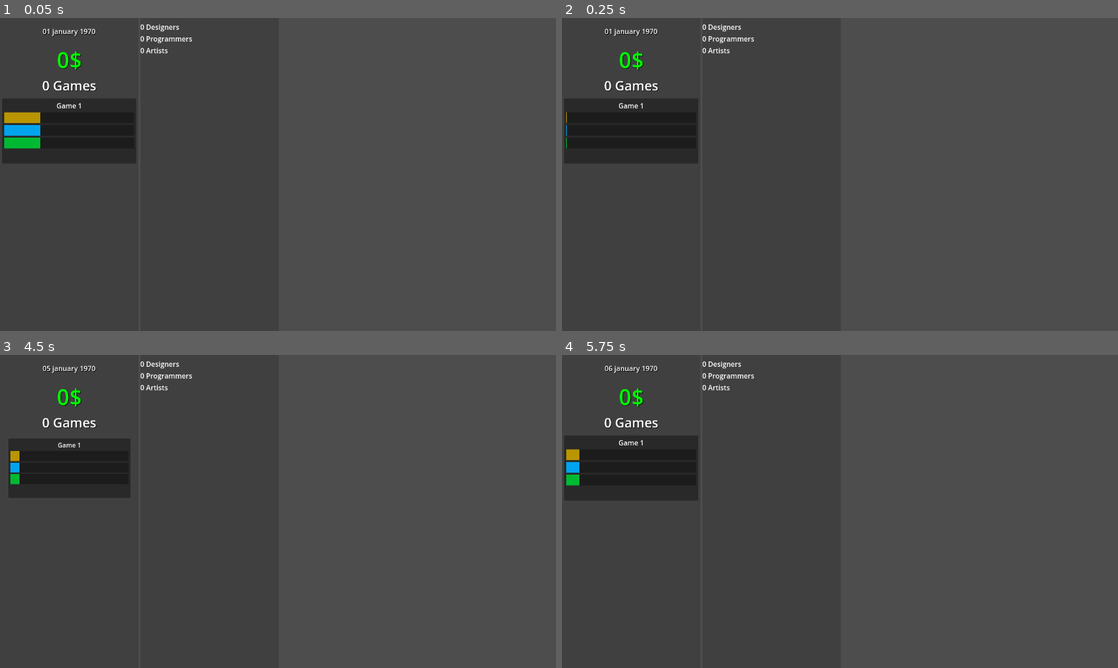
Above: before the commit, frames 1-4 (two rows, left to right).
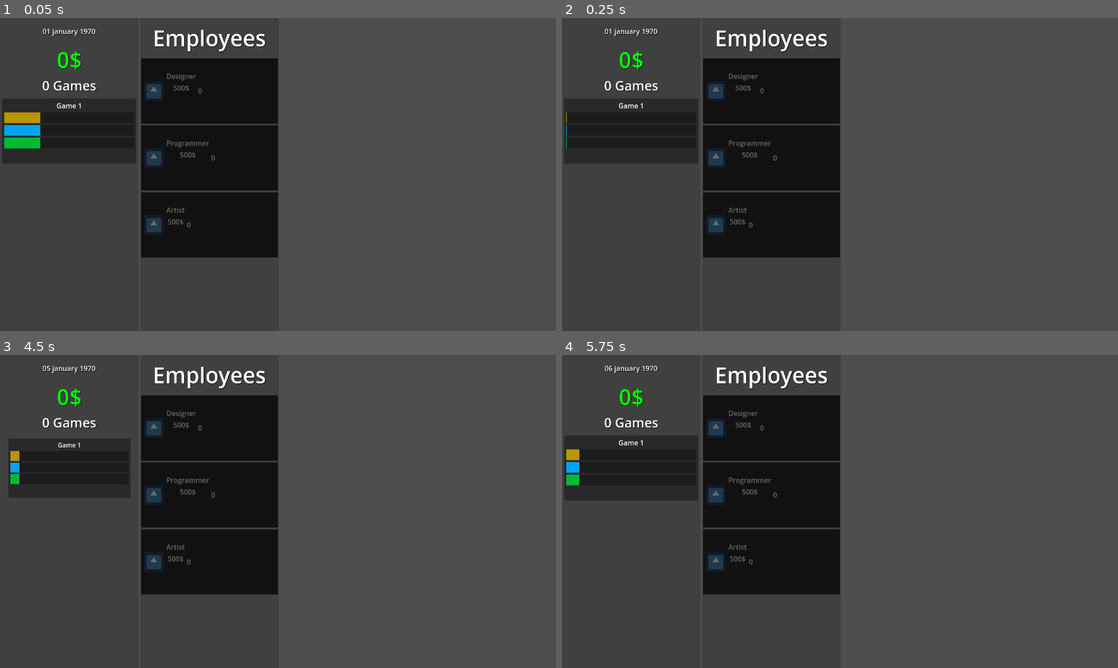
Above: after the commit, the same moments.

Repository: lolo111channel/GameDevClicker
Game: Godot game, scene res://Levels/level.tscn
Two runs of this game, one before a commit and one after it. Both use one fixed random seed, a clock stepped at 60 frames per second and the inputs below. The engine's default icon, where the game draws it, is replaced by a stand-in: a white triangle on a blue panel in a dark square.
Inputs (mouse positions are in pixels of both pictures, inside the frame that each line leads up to):
- Up to frame 1 (0.05 s): no input
- Up to frame 2 (0.25 s): no input
- Up to frame 3 (4.5 s): tap Enter at 0.5, 2, 3.5 s; move the mouse to (400, 495) at 0.52 s; click (400, 495) at 0.67 s; tap Space at 1.25, 2.75, 4.25 s; move the mouse to (166, 527) at 1.27 s; click (166, 527) at 1.42 s; move the mouse to (333, 442) at 2.02 s; click (333, 442) at 2.17 s; move the mouse to (250, 574) at 2.77 s; click (250, 574) at 2.92 s; move the mouse to (444, 558) at 3.52 s; click (444, 558) at 3.67 s; move the mouse to (111, 464) at 4.27 s; click (111, 464) at 4.42 s
- Up to frame 4 (5.75 s): move the mouse to (867, 511) at 5.02 s; click (867, 511) at 5.17 s

The runs differ from the first frame. In frame 1, 16% of the frame differs, in the area x 25-50%, y 2-77%; in frame 2, 16%; in frame 3, 16%; in frame 4, 16%.

Commit message:
Workers

Diff:
--- a/Scripts/Game/Game.gd
+++ b/Scripts/Game/Game.gd
@@ -1,7 +1,7 @@
 class_name Game extends Node2D
 
 var game_name : String = "Game"
-var min_earnings : int = 5
+var min_earnings : int = 50
 var max_earnings : int = 100
 
 var required_points : Dictionary = {
--- /dev/null
+++ b/Scripts/Global.gd
@@ -0,0 +1,9 @@
+extends Node
+
+func center_pivot_offset(size:Vector2) -> Vector2:
+	return Vector2(size.x/2,size.y/2)
+
+func tween_ui_scale_animation(object:Control,min : Vector2, max : Vector2 ,duration : float) -> void:
+	var tween : Tween = create_tween()
+	tween.tween_property(object,"scale",min,duration)
+	tween.tween_property(object,"scale",max,duration)
--- a/Scripts/Player/Player.gd
+++ b/Scripts/Player/Player.gd
@@ -26,11 +26,14 @@
 		created_games.append(made_game)
 
 
-func add_money(value) -> void:
+func add_money(value : int) -> void:
 	money += value
 
+func decrease_money(value : int) -> void:
+	money -= value
+
 func making_game(points) -> void:
-	if making_current_game:
+	if is_instance_valid(making_current_game):
 		if !making_current_game.is_finished_game():
 			making_current_game.add_points(points)
 			return
--- /dev/null
+++ b/Scripts/UI/ClickablePanel/ClickablePanel.gd
@@ -0,0 +1,8 @@
+class_name ClickablePanel extends Panel
+
+signal pressed
+
+func _on_gui_input(event):
+	if event is InputEventScreenTouch:
+		if event.pressed:
+			emit_signal("pressed")
--- /dev/null
+++ b/Scripts/UI/ClickablePanel/clickable_panel.tscn
@@ -0,0 +1,9 @@
+[gd_scene load_steps=2 format=3 uid="uid://c5js8inpclni5"]
+
+[ext_resource type="Script" path="res://Scripts/UI/ClickablePanel/ClickablePanel.gd" id="1_uljye"]
+
+[node name="ClickablePanel" type="Panel"]
+mouse_filter = 1
+script = ExtResource("1_uljye")
+
+[connection signal="gui_input" from="." to="." method="_on_gui_input"]
--- a/Scripts/UI/GameCreatorUI.gd
+++ b/Scripts/UI/GameCreatorUI.gd
@@ -44,7 +44,7 @@
 			for i in grid_container.get_children():
 				i.queue_free()
 
-			if created_games_amount != 5:
+			if created_games_amount < 5:
 
 				for i in created_games_amount:
 					var game_panel : GamePanel = game_panel_scene.instantiate()
--- /dev/null
+++ b/Scripts/UI/HireWorkerUI/HireWorkerPanel.gd
@@ -0,0 +1,34 @@
+extends PanelContainer
+
+@export var role_name : String = "Programmer"
+@export var player_ui : PlayerUI
+@export var name_label : Label
+@export var cost_label : Label
+@export var workers_count_label : Label
+@export var cover : Panel
+
+var workers : Workers
+var can_buy : bool = true
+
+func _ready() -> void:
+	if player_ui:
+		workers = player_ui.get_workers()
+
+	if workers != null:
+		name_label.text = workers.get_workers_data(role_name).name
+
+func _process(delta) -> void:
+	can_buy = workers.can_afford(role_name)
+	cover.visible = !can_buy
+	pivot_offset = Global.center_pivot_offset(size)
+
+	if workers != null:
+		workers_count_label.text = str(workers.get_workers_data(role_name).workers_count)
+		cost_label.text = "%s$" % [workers.get_workers_data(role_name).current_price]
+
+func _on_clickable_panel_pressed():
+	if workers != null:
+		if can_buy:
+			workers.buy_worker(role_name)
+
+			Global.tween_ui_scale_animation(self,Vector2(0.8,0.8),Vector2(1,1),0.15)
--- /dev/null
+++ b/Scripts/UI/HireWorkerUI/hire_worker_panel.tscn
@@ -0,0 +1,70 @@
+[gd_scene load_steps=6 format=3 uid="uid://d3uv5uxa34dos"]
+
+[ext_resource type="Script" path="res://Scripts/UI/HireWorkerUI/HireWorkerPanel.gd" id="1_pnh8s"]
+[ext_resource type="Texture2D" uid="uid://cgntcoqadhpx0" path="res://icon.svg" id="2_0pvit"]
+[ext_resource type="PackedScene" uid="uid://c5js8inpclni5" path="res://Scripts/UI/ClickablePanel/clickable_panel.tscn" id="3_f4erw"]
+
+[sub_resource type="StyleBoxFlat" id="StyleBoxFlat_2vngt"]
+bg_color = Color(0, 0, 0, 0.588235)
+
+[sub_resource type="StyleBoxEmpty" id="StyleBoxEmpty_7xeqb"]
+
+[node name="HireWorkerPanel" type="PanelContainer" node_paths=PackedStringArray("name_label", "cost_label", "workers_count_label", "cover")]
+custom_minimum_size = Vector2(0, 150)
+size_flags_horizontal = 3
+script = ExtResource("1_pnh8s")
+name_label = NodePath("MarginContainer/GridContainer/InfoAboutNameAndCost/GridContainer/Name")
+cost_label = NodePath("MarginContainer/GridContainer/InfoAboutNameAndCost/GridContainer/Cost")
+workers_count_label = NodePath("MarginContainer/GridContainer/WorkersCount")
+cover = NodePath("Cover")
+
+[node name="MarginContainer" type="MarginContainer" parent="."]
+layout_mode = 2
+theme_override_constants/margin_left = 4
+theme_override_constants/margin_top = 4
+theme_override_constants/margin_right = 4
+theme_override_constants/margin_bottom = 4
+
+[node name="GridContainer" type="GridContainer" parent="MarginContainer"]
+layout_mode = 2
+columns = 3
+
+[node name="Icon" type="CenterContainer" parent="MarginContainer/GridContainer"]
+layout_mode = 2
+size_flags_vertical = 3
+
+[node name="TextureRect" type="TextureRect" parent="MarginContainer/GridContainer/Icon"]
+custom_minimum_size = Vector2(50, 50)
+layout_mode = 2
+texture = ExtResource("2_0pvit")
+expand_mode = 1
+
+[node name="InfoAboutNameAndCost" type="MarginContainer" parent="MarginContainer/GridContainer"]
+layout_mode = 2
+theme_override_constants/margin_top = 25
+
+[node name="GridContainer" type="GridContainer" parent="MarginContainer/GridContainer/InfoAboutNameAndCost"]
+layout_mode = 2
+
+[node name="Name" type="Label" parent="MarginContainer/GridContainer/InfoAboutNameAndCost/GridContainer"]
+layout_mode = 2
+text = "Programmer"
+
+[node name="Cost" type="Label" parent="MarginContainer/GridContainer/InfoAboutNameAndCost/GridContainer"]
+layout_mode = 2
+text = "100$"
+horizontal_alignment = 1
+
+[node name="WorkersCount" type="Label" parent="MarginContainer/GridContainer"]
+layout_mode = 2
+text = "50"
+
+[node name="Cover" type="Panel" parent="."]
+layout_mode = 2
+theme_override_styles/panel = SubResource("StyleBoxFlat_2vngt")
+
+[node name="ClickablePanel" parent="." instance=ExtResource("3_f4erw")]
+layout_mode = 2
+theme_override_styles/panel = SubResource("StyleBoxEmpty_7xeqb")
+
+[connection signal="pressed" from="ClickablePanel" to="." method="_on_clickable_panel_pressed"]
--- a/Scripts/UI/HireWorkersUI.gd
+++ /dev/null
@@ -1,25 +0,0 @@
-extends Panel
-
-@export var player_ui : PlayerUI
-@export var grid_container : GridContainer
-var workers : Workers
-
-var workers_count_labels : Array
-
-func _ready() -> void:
-	if player_ui:
-		workers = player_ui.get_workers()
-
-	if workers != null:
-		for i in workers.workers:
-			var new_label : Label = Label.new()
-			workers_count_labels.append(new_label)
-
-			if grid_container:
-				grid_container.add_child(new_label)
-
-func _process(delta) -> void:
-
-	if workers != null:
-		for i in workers.workers.size():
-			workers_count_labels[i].text = "%s %s" % [workers.workers[i].workers_count, workers.workers[i].name]
--- a/Scripts/UI/ui.tscn
+++ b/Scripts/UI/ui.tscn
@@ -4,7 +4,7 @@
 [ext_resource type="Script" path="res://Scripts/UI/PlayerUI.gd" id="1_jfvu4"]
 [ext_resource type="Script" path="res://Scripts/UI/GameCreatorUI.gd" id="2_e4q7d"]
 [ext_resource type="PackedScene" uid="uid://citqmecducf4g" path="res://Scripts/UI/game_panel.tscn" id="4_d4la8"]
-[ext_resource type="Script" path="res://Scripts/UI/HireWorkersUI.gd" id="5_jebf0"]
+[ext_resource type="PackedScene" uid="uid://d3uv5uxa34dos" path="res://Scripts/UI/HireWorkerUI/hire_worker_panel.tscn" id="6_wkcj0"]
 
 [sub_resource type="StyleBoxFlat" id="StyleBoxFlat_8g26s"]
 bg_color = Color(0.196078, 0.196078, 0.196078, 0.462745)
@@ -104,14 +104,11 @@
 layout_mode = 2
 size_flags_vertical = 3
 
-[node name="HireWorkers" type="Panel" parent="GridContainer" node_paths=PackedStringArray("player_ui", "grid_container")]
+[node name="HireWorkers" type="Panel" parent="GridContainer"]
 layout_mode = 2
 size_flags_horizontal = 3
 size_flags_vertical = 3
 theme_override_styles/panel = SubResource("StyleBoxFlat_8g26s")
-script = ExtResource("5_jebf0")
-player_ui = NodePath("../..")
-grid_container = NodePath("ScrollContainer/VBoxContainer/GridContainer")
 
 [node name="ScrollContainer" type="ScrollContainer" parent="GridContainer/HireWorkers"]
 layout_mode = 1
@@ -127,9 +124,41 @@
 size_flags_horizontal = 3
 size_flags_vertical = 3
 
-[node name="GridContainer" type="GridContainer" parent="GridContainer/HireWorkers/ScrollContainer/VBoxContainer"]
+[node name="MarginContainer" type="MarginContainer" parent="GridContainer/HireWorkers/ScrollContainer/VBoxContainer"]
+layout_mode = 2
+theme_override_constants/margin_left = 2
+theme_override_constants/margin_top = 2
+theme_override_constants/margin_right = 2
+theme_override_constants/margin_bottom = 2
+
+[node name="GridContainer" type="GridContainer" parent="GridContainer/HireWorkers/ScrollContainer/VBoxContainer/MarginContainer"]
 layout_mode = 2
 
-[node name="MarginContainer" type="MarginContainer" parent="GridContainer/HireWorkers/ScrollContainer/VBoxContainer/GridContainer"]
+[node name="MarginContainer" type="MarginContainer" parent="GridContainer/HireWorkers/ScrollContainer/VBoxContainer/MarginContainer/GridContainer"]
 layout_mode = 2
 theme_override_constants/margin_top = 5
+
+[node name="Label" type="Label" parent="GridContainer/HireWorkers/ScrollContainer/VBoxContainer/MarginContainer/GridContainer"]
+layout_mode = 2
+theme_override_colors/font_shadow_color = Color(0, 0, 0, 1)
+theme_override_font_sizes/font_size = 50
+text = "Employees"
+horizontal_alignment = 1
+
+[node name="MarginContainer2" type="MarginContainer" parent="GridContainer/HireWorkers/ScrollContainer/VBoxContainer/MarginContainer/GridContainer"]
+layout_mode = 2
+theme_override_constants/margin_top = 5
+
+[node name="Designer" parent="GridContainer/HireWorkers/ScrollContainer/VBoxContainer/MarginContainer/GridContainer" node_paths=PackedStringArray("player_ui") instance=ExtResource("6_wkcj0")]
+layout_mode = 2
+role_name = "Designer"
+player_ui = NodePath("../../../../../../..")
+
+[node name="Programmer" parent="GridContainer/HireWorkers/ScrollContainer/VBoxContainer/MarginContainer/GridContainer" node_paths=PackedStringArray("player_ui") instance=ExtResource("6_wkcj0")]
+layout_mode = 2
+player_ui = NodePath("../../../../../../..")
+
+[node name="Artist" parent="GridContainer/HireWorkers/ScrollContainer/VBoxContainer/MarginContainer/GridContainer" node_paths=PackedStringArray("player_ui") instance=ExtResource("6_wkcj0")]
+layout_mode = 2
+role_name = "Artist"
+player_ui = NodePath("../../../../../../..")
--- a/Scripts/Workers/Workers.gd
+++ b/Scripts/Workers/Workers.gd
@@ -5,19 +5,25 @@
 
 var workers : Array = [
 	{
-		name = "Designers",
+		name = "Designer",
 		workers_role = "design",
-		workers_count = 0
+		workers_count = 0,
+		base_price = 500,
+		current_price = 500
 	},
 	{
-		name = "Programmers",
+		name = "Programmer",
 		workers_role = "programming",
-		workers_count = 0
+		workers_count = 0,
+		base_price = 500,
+		current_price = 500
 	},
 	{
-		name = "Artists",
+		name = "Artist",
 		workers_role = "art",
-		workers_count = 0
+		workers_count = 0,
+		base_price = 500,
+		current_price = 500
 	},
 ]
 
@@ -30,6 +36,30 @@
 			i.workers_count += count
 			break
 
+func buy_worker(workers_name : String) -> void:
+	for i in workers:
+		if i.name == workers_name:
+			if player.money >= i.current_price:
+				player.decrease_money(i.current_price)
+
+				i.workers_count += 1
+				i.current_price = i.base_price + (i.base_price * i.workers_count) * ((i.workers_count * 2) as float/100)
+
+				return
+
+
+func can_afford(workers_name : String) -> bool:
+	if player.money >= get_workers_data(workers_name).current_price:
+		return true
+	return false
+
+func get_workers_data(workers_name : String) -> Dictionary:
+	for i in workers:
+		if i.name == workers_name:
+			return i
+
+	return {}
+
 func day_elapsed() -> void:
 	var points_to_add : Dictionary = {}
 	for i in workers:
--- a/project.godot
+++ b/project.godot
@@ -14,6 +14,10 @@
 run/main_scene="res://Levels/level.tscn"
 config/features=PackedStringArray("4.2", "GL Compatibility")
 config/icon="res://icon.svg"
+
+[autoload]
+
+Global="*res://Scripts/Global.gd"
 
 [display]
 
